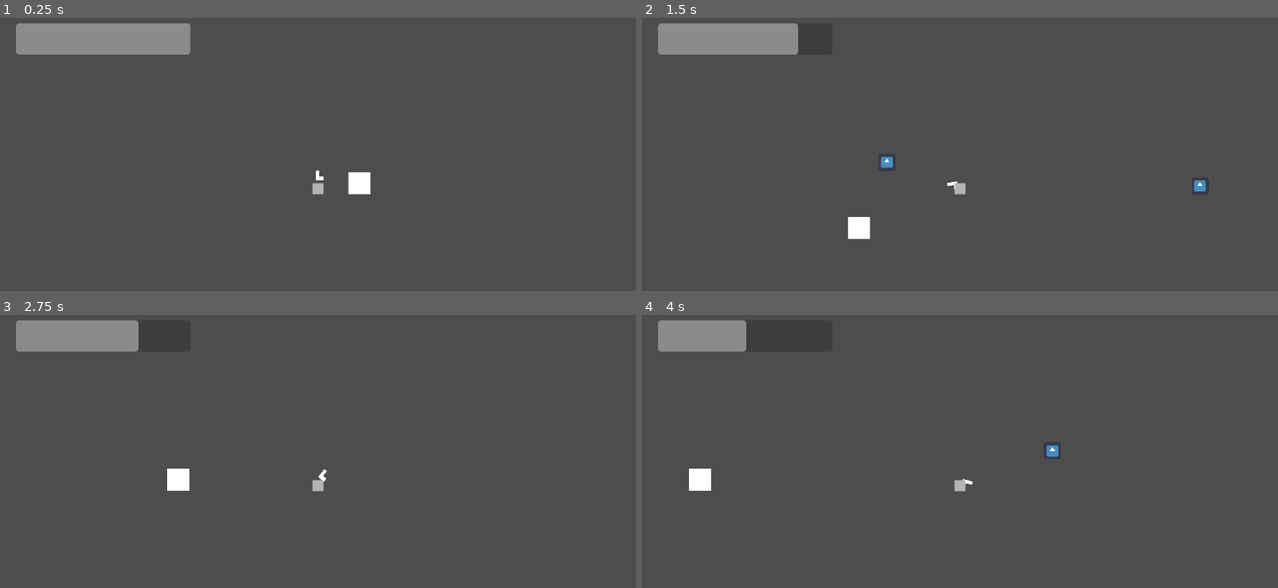
Above: before the commit, frames 1-4 (two rows, left to right).
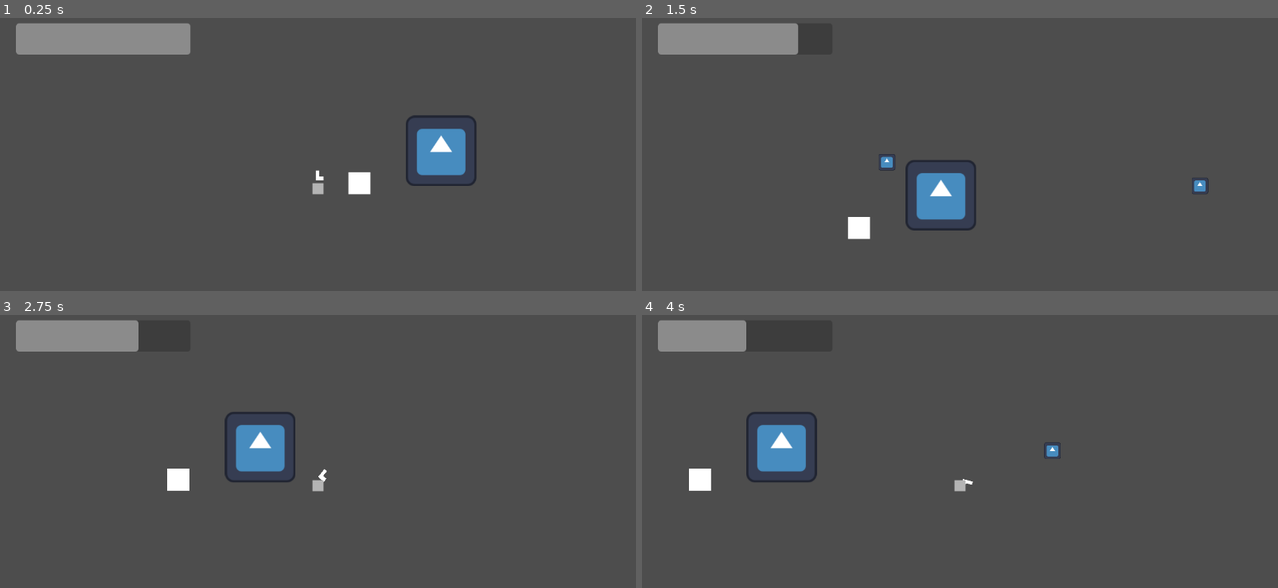
Above: after the commit, the same moments.

Repository: Newait/Mechanical_Revolution
Game: Godot game, scene res://scenes/game.tscn
Same seed, same stepped clock (60 frames per second), same inputs: the game is played once before the commit and once after it. The project has no main scene, so this scene is started directly. The engine's default icon, where the game draws it, is replaced by a stand-in: a white triangle on a blue panel in a dark square.
Inputs (mouse positions are in pixels of both pictures, inside the frame that each line leads up to):
- Up to frame 1 (0.25 s): no input
- Up to frame 2 (1.5 s): move the mouse to (1099, 170) at 0.52 s; hold Right (move_right) from 0.53 s (still down); click (1099, 170) at 0.6 s; tap Space (jump) at 0.77 s; move the mouse to (832, 206) at 1.27 s; click (832, 206) at 1.35 s
- Up to frame 3 (2.75 s): tap Space (jump) at 1.52 s; move the mouse to (381, 407) at 2.02 s; release Right (move_right) at 2.03 s; hold Left (move_left) from 2.03 s (still down); click (381, 407) at 2.1 s
- Up to frame 4 (4 s): move the mouse to (928, 557) at 2.77 s; release Left (move_left) at 2.78 s; hold Right (move_right) from 2.78 s (still down); click (928, 557) at 2.85 s; tap Space (jump) at 3.02, 3.77 s; move the mouse to (1150, 538) at 3.52 s; click (1150, 538) at 3.6 s

The runs differ from the first frame. In frame 1, 1.7% of the frame differs, in the area x 63-75%, y 35-62%; in frame 2, 1.7%; in frame 3, 1.7%; in frame 4, 1.7%.

Commit message:
enemy movement fixes
a

Diff:
--- /dev/null
+++ b/mechanical-revolution/scenes/Laserenemy.tscn
@@ -0,0 +1,39 @@
+[gd_scene load_steps=4 format=3 uid="uid://cr1f4ofbtxkpy"]
+
+[ext_resource type="Script" uid="uid://bdmx048q7t5eg" path="res://scripts/laserenemy.gd" id="1_cx775"]
+
+[sub_resource type="CircleShape2D" id="CircleShape2D_8tegq"]
+
+[sub_resource type="CircleShape2D" id="CircleShape2D_7p1mj"]
+radius = 19.026299
+
+[node name="enemy" type="CharacterBody2D"]
+script = ExtResource("1_cx775")
+
+[node name="ColorRect" type="ColorRect" parent="."]
+color = Color(0.75458413, 0.72969925, 0.85465235, 1)
+
+[node name="Hitbox" type="Area2D" parent="."]
+
+[node name="CollisionShape2D" type="CollisionShape2D" parent="Hitbox"]
+shape = SubResource("CircleShape2D_8tegq")
+
+[node name="Detection" type="Area2D" parent="."]
+
+[node name="CollisionShape2D" type="CollisionShape2D" parent="Detection"]
+shape = SubResource("CircleShape2D_7p1mj")
+debug_color = Color(0.8817264, 0.32290268, 0.26064122, 0.41960785)
+
+[node name="Raycastright" type="RayCast2D" parent="."]
+unique_name_in_owner = true
+target_position = Vector2(30, 0)
+
+[node name="Raycastleft" type="RayCast2D" parent="."]
+unique_name_in_owner = true
+target_position = Vector2(-33, 0)
+
+[node name="Timer" type="Timer" parent="."]
+wait_time = 10.0
+one_shot = true
+
+[connection signal="body_entered" from="Detection" to="." method="_on_detection_body_entered"]
--- a/mechanical-revolution/scenes/enemy.tscn
+++ b/mechanical-revolution/scenes/enemy.tscn
@@ -1,10 +1,14 @@
-[gd_scene load_steps=2 format=3 uid="uid://dfaqc4wojcyu7"]
+[gd_scene load_steps=3 format=3 uid="uid://dfaqc4wojcyu7"]
+
+[ext_resource type="Texture2D" uid="uid://dtlk48e87g1r3" path="res://icon.svg" id="1_7p1mj"]
 
 [sub_resource type="CircleShape2D" id="CircleShape2D_8tegq"]
+radius = 71.34424
 
 [node name="Enemy" type="CharacterBody2D"]
 
 [node name="Sprite2D" type="Sprite2D" parent="."]
+texture = ExtResource("1_7p1mj")
 
 [node name="Area2D" type="Area2D" parent="."]
 
--- a/mechanical-revolution/scenes/game.tscn
+++ b/mechanical-revolution/scenes/game.tscn
@@ -1,7 +1,8 @@
-[gd_scene load_steps=4 format=3 uid="uid://cfdse231xuejh"]
+[gd_scene load_steps=5 format=3 uid="uid://cfdse231xuejh"]
 
 [ext_resource type="PackedScene" uid="uid://bthhrey1wx5os" path="res://scenes/player.tscn" id="1_uwrxv"]
 [ext_resource type="Script" uid="uid://balkvqtweaibj" path="res://scripts/game_manager.gd" id="1_yqjtg"]
+[ext_resource type="PackedScene" uid="uid://dfaqc4wojcyu7" path="res://scenes/enemy.tscn" id="3_lnu2h"]
 
 [sub_resource type="WorldBoundaryShape2D" id="WorldBoundaryShape2D_8cj0n"]
 
@@ -49,3 +50,6 @@
 step = 0.1
 value = 100.0
 show_percentage = false
+
+[node name="Enemy" parent="." instance=ExtResource("3_lnu2h")]
+position = Vector2(225, -80)
--- /dev/null
+++ b/mechanical-revolution/scripts/enemy.gd
@@ -0,0 +1,57 @@
+class_name Enemy extends CharacterBody2D
+
+var enemyhealth := 100
+var max_speed := 67
+var enemystate := "idle"
+var acceleration := 100.0
+var playerdirection := global_position.direction_to(player_position())
+@onready var raycastright: RayCast2D = %Raycastright
+@onready var raycastleft: RayCast2D = %Raycastleft
+@onready var player: Player = %Player
+
+func _physics_process(delta: float) -> void:
+	var direction:= 0.0
+	if player:
+		if global_position.direction_to(player.global_position).x > 0.0:
+			direction = 1.0
+		elif global_position.direction_to(player.global_position).x < 0.0:
+			direction = -1.0
+
+	var desired_velocity : Vector2
+	match enemystate:
+		"idle":
+			desired_velocity = Vector2.ZERO
+			#AnimationPlayer.play("idle_animation")
+		"wander":
+			if raycastright.is_colliding():
+				direction = -1.0
+				#AnimatedSprite2d.flip_h = true
+			if raycastleft.is_colliding():
+				direction = 1.0
+				#AnimatedSprite2d.flip_h = false
+		#"attack":
+			#var chasespeed = enemyspeed * playerdirection
+			#velocity = velocity.move_toward(chasespeed, acceleration * 1)
+		#"stunned":
+			#enemyspeed == 0
+			##AnimationPlayer2d.play("stunned_animation")
+			##spawn_weapon()
+	desired_velocity.x = direction * max_speed
+	velocity.x = move_toward(velocity.x, desired_velocity.x, acceleration * delta)
+	move_and_slide()
+
+
+
+func player_position():
+	return player.global_position
+
+
+func _on_hitbox_area_shape_entered() -> void:
+	pass
+	#player_health -= 10
+	# tuff
+
+
+
+func _on_detection_body_entered(body: Node2D) -> void:
+	player_position()
--- /dev/null
+++ b/mechanical-revolution/scripts/laserenemy.gd
@@ -0,0 +1 @@
+extends Enemy
--- a/mechanical-revolution/scripts/player.gd
+++ b/mechanical-revolution/scripts/player.gd
@@ -34,7 +34,6 @@
 	if Input.is_action_just_pressed("Shoot"):
 		weapon.fire(get_local_mouse_position().normalized())
 		take_damage(10.0)
-	print("I am run. Also here is:" + playerState)
 	match playerState:
 		"Running":
 			if direction:
Not shown, changed: mechanical-revolution/assets/Sprite-0001-Sheet.png.import
Not shown, changed: mechanical-revolution/assets/robot 1.png.import
Not shown, added: mechanical-revolution/scripts/enemy.gd.uid
Not shown, added: mechanical-revolution/scripts/laserenemy.gd.uid
